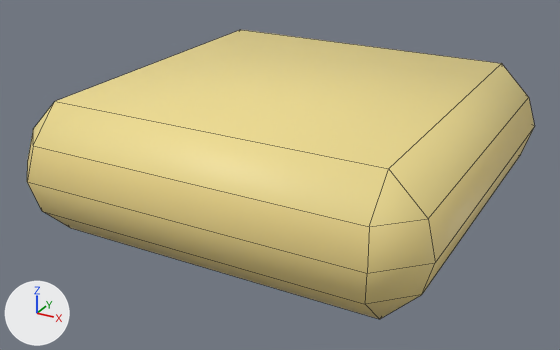
What one commit did to the FBX model Assets/Models/TinyTreats Bathroom/towel_yellow.fbx.
Both versions are drawn from a camera (50 mm lens) standing at (0.529, -1.011, 0.544) and looking at (-0.011, -0.029, 0.053). The lights are fixed; the arrows at lower left show +X, +Y and +Z. Mesh edges are drawn as thin lines. Objects named as collision shapes, trigger or cutter boxes, shadow casters or lower levels of detail are left out. Where no turn or scale is listed for an object, it has been applied to the vertices.

The first picture shows 'towel_yellow'.
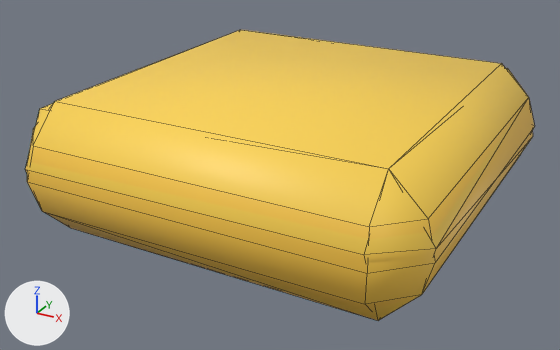
Location of each change, (x1, y1, x2, y2) in pixels of the pictures (560 x 350 px):
'towel_yellow', surface changed
    both: (27, 30, 534, 319)
'towel_yellow_LOD1', added (yellow)
    after: (25, 68, 533, 321)

The change, as a list of edits to the scene's bpy script:
```text
Change img_tiny_treats_texture_1_png:
    img_tiny_treats_texture_1_png: load_image('tiny_treats_texture_1.png', 'tiny_treats_texture_1.png', 1024, 1024, 'Non-Color') -> load_image('tiny_treats_texture_1.png', 'tiny_treats_texture_1.png', 1024, 1024, 'sRGB')
Change mat_tiny_treats_1:
    remove n3 = _N.new('ShaderNodeTexImage'); n3.name = 'Image Texture.001'
    remove n3.image = img_tiny_treats_texture_1_png
    where n0 = _N.new('ShaderNodeBsdfPrincipled'); n0.name = 'Principled BSDF'
    remove _L.new(n3.outputs[0], n0.inputs[4])  # 'Color' to 'Alpha'
    where n2 = _N.new('ShaderNodeTexImage'); n2.name = 'Image Texture'
    add _L.new(n2.outputs[1], n0.inputs[4])  # 'Alpha' to 'Alpha'
Add me_towel_yellow_001:
    me_towel_yellow_001.from_pydata(...)  # 20 vertices, 26 faces; spans x -0.315..0.314, y -0.315..0.315, z 0.0..0.2
    me_towel_yellow_001.materials.append(mat_tiny_treats_1)  # picture img_tiny_treats_texture_1_png
Add ob_towel_yellow_lod1:
    ob_towel_yellow_lod1 = bpy.data.objects.new('towel_yellow_LOD1', me_towel_yellow_001)
    ob_towel_yellow_lod1.location = (0.0, 0.0, 0.0)
```
